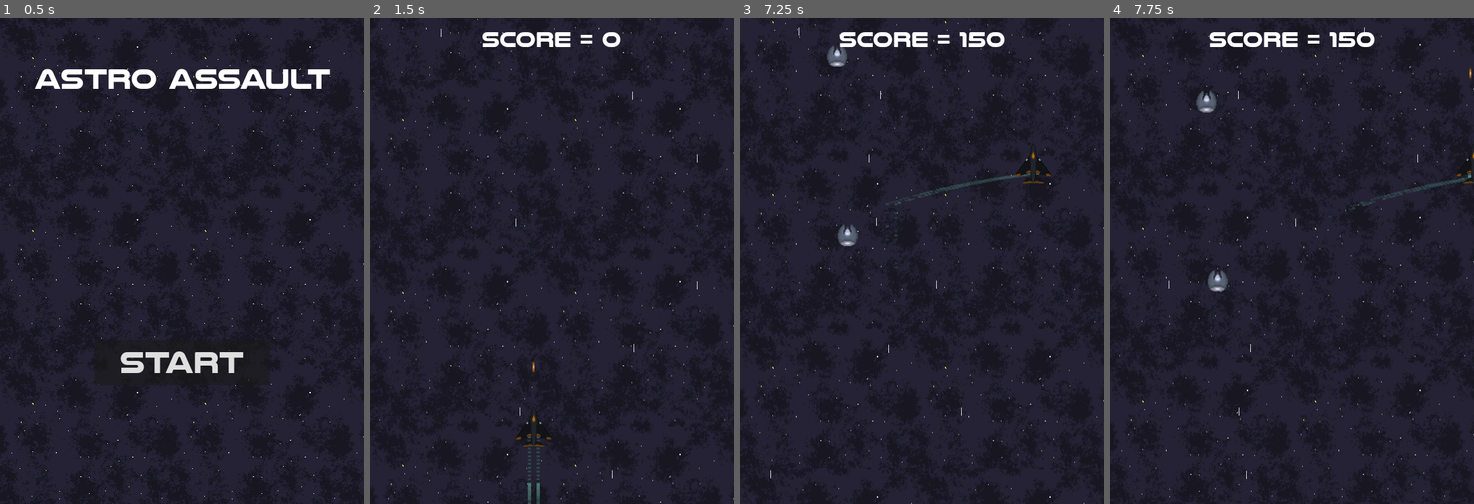
Above: before the commit, frames 1-4 (left to right).
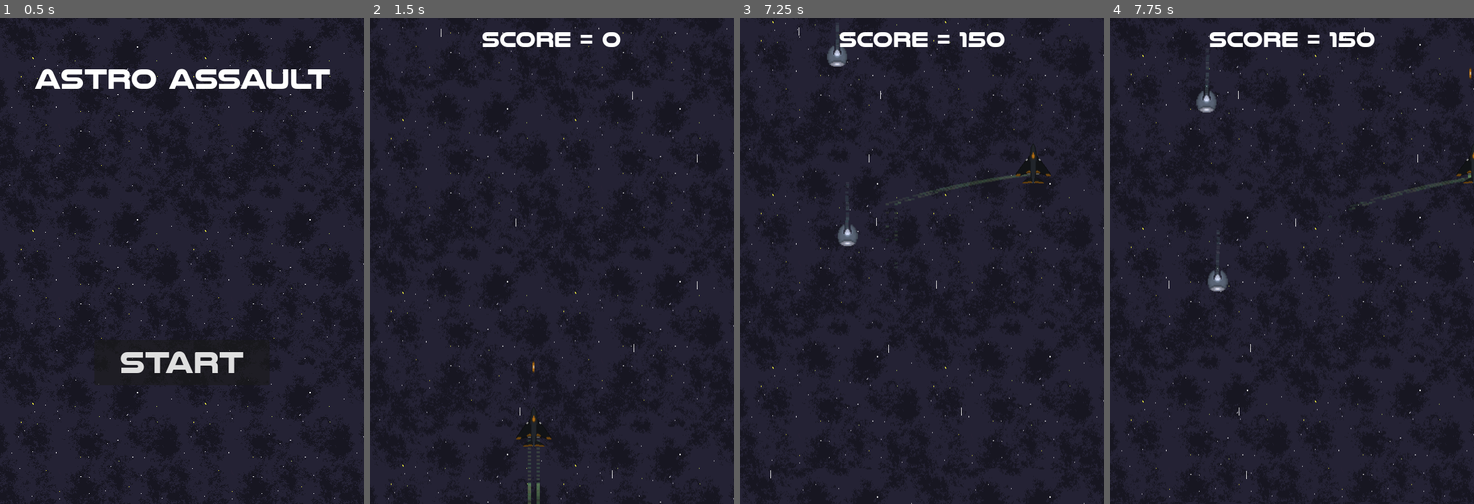
Above: after the commit, the same moments.

Repository: TarnishedAccess/Astro-Assault
Game: Godot game, scene res://Scenes/main_menu.tscn
Same seed, same stepped clock (60 frames per second), same inputs: the game is played once before the commit and once after it. Sound files missing from this copy of the repository are replaced by a short silence.
Inputs:
- Up to frame 1 (0.5 s): no input
- Up to frame 2 (1.5 s): click "START" at 0.5 s; hold W (Move_up) from 1.28 s (still down); hold Space (Shoot) from 1.28 s (still down)
- Up to frame 3 (7.25 s): release Space (Shoot) at 2.03 s; tap Space (Shoot) every 1.5 s from 2.1 to 6.6 s; release W (Move_up) at 2.78 s; hold Space (Shoot) 2.78-3.53 s; hold A (Move_left) 2.78-4.28 s; hold S (Move_down) 4.28-5.03 s; hold Space (Shoot) 4.28-5.03 s; hold D (Move_right) 5.03-5.78 s; hold W (Move_up) 5.78-6.53 s; hold Space (Shoot) 5.78-6.53 s; hold D (Move_right) from 6.53 s (still down)
- Up to frame 4 (7.75 s): keep holding D (Move_right); hold Space (Shoot) from 7.28 s (still down)

Frame 1 is identical in both runs. In frame 2, less than 0.1% of the frame differs, in the area x 43-47%, y 95-99%; in frame 3, less than 0.1%; in frame 4, less than 0.1%, in the area x 26-100%, y 9-53%.

Commit message:
Added a pause menu
Ayup

Diff:
--- a/Scenes/drone.tscn
+++ b/Scenes/drone.tscn
@@ -1,8 +1,22 @@
-[gd_scene load_steps=5 format=3 uid="uid://do37nfh3e8u1t"]
+[gd_scene load_steps=7 format=3 uid="uid://do37nfh3e8u1t"]
 
 [ext_resource type="Script" path="res://Scripts/drone.gd" id="1_hgsxr"]
+[ext_resource type="Texture2D" uid="uid://bli5ply766vny" path="res://Game Resources/Player/PlayerTrail.png" id="2_qexao"]
 [ext_resource type="AudioStream" uid="uid://c3rqcydukrhf6" path="res://Game Resources/SFX/DroneHit.wav" id="2_xdsjv"]
 [ext_resource type="Texture2D" uid="uid://cs5lcq3hjq3t4" path="res://Game Resources/Drones/White/DroneW.png" id="3_c71xh"]
+
+[sub_resource type="ParticleProcessMaterial" id="ParticleProcessMaterial_jkiq3"]
+lifetime_randomness = 0.8
+particle_flag_disable_z = true
+direction = Vector3(0, 1, 0)
+spread = 0.0
+gravity = Vector3(0, -90, 0)
+initial_velocity_min = -30.0
+initial_velocity_max = -30.0
+orbit_velocity_min = 0.0
+orbit_velocity_max = 0.0
+color = Color(0.815686, 0.815686, 0.815686, 0.101961)
+hue_variation_min = -0.05
 
 [sub_resource type="CircleShape2D" id="CircleShape2D_j6iak"]
 radius = 17.0294
@@ -12,6 +26,17 @@
 collision_mask = 5
 script = ExtResource("1_hgsxr")
 hp = 2
+
+[node name="GPUParticles2D" type="GPUParticles2D" parent="."]
+amount = 60
+process_material = SubResource("ParticleProcessMaterial_jkiq3")
+texture = ExtResource("2_qexao")
+lifetime = 0.5
+preprocess = 1.0
+fixed_fps = 60
+trail_lifetime = 0.01
+trail_sections = 2
+trail_section_subdivisions = 2
 
 [node name="SFX" type="Node2D" parent="."]
 
@@ -26,7 +51,7 @@
 shape = SubResource("CircleShape2D_j6iak")
 
 [node name="VisibleOnScreenNotifier2D" type="VisibleOnScreenNotifier2D" parent="."]
-position = Vector2(0.5, -25.5)
+position = Vector2(0.5, -88.5)
 scale = Vector2(0.35, 0.35)
 
 [connection signal="body_entered" from="." to="." method="_on_body_entered"]
--- a/Scenes/drone_purple.tscn
+++ b/Scenes/drone_purple.tscn
@@ -8,6 +8,9 @@
 speed = 200
 score_value = 150
 
-[node name="Sprite2D" parent="." index="1"]
+[node name="Sprite2D" parent="." index="2"]
 scale = Vector2(1.4, 1.4)
 texture = ExtResource("2_ddfkq")
+
+[node name="VisibleOnScreenNotifier2D" parent="." index="4"]
+position = Vector2(0.5, -80.5)
--- a/Scenes/game.tscn
+++ b/Scenes/game.tscn
@@ -9,6 +9,7 @@
 [ext_resource type="AudioStream" uid="uid://bfsy6525rnk5m" path="res://Game Resources/SFX/PlayerLaser.wav" id="5_0jjvq"]
 [ext_resource type="PackedScene" uid="uid://bddnh2qx4snh5" path="res://Scenes/game_over.tscn" id="5_ygxs5"]
 [ext_resource type="AudioStream" uid="uid://b03c2ics56ifa" path="res://Game Resources/SFX/DroneDie.wav" id="6_a5d4u"]
+[ext_resource type="PackedScene" uid="uid://dci1nsucmgj33" path="res://Scenes/pause.tscn" id="9_1vt6l"]
 [ext_resource type="Texture2D" uid="uid://djvm31rx3wjli" path="res://Game Resources/Enviroment/Space, I guess.png" id="9_sev0h"]
 [ext_resource type="Texture2D" uid="uid://63poegdfjrr8" path="res://Game Resources/Enviroment/StarMoving.png" id="10_ladsx"]
 [ext_resource type="AudioStream" uid="uid://cx0nmqo6ms01h" path="res://Game Resources/Music/Portal.mp3" id="12_kuyu4"]
@@ -45,6 +46,10 @@
 [node name="HUD" parent="UI" instance=ExtResource("4_oq2sk")]
 
 [node name="GameOver" parent="UI" instance=ExtResource("5_ygxs5")]
+visible = false
+
+[node name="Pause" parent="UI" instance=ExtResource("9_1vt6l")]
+process_mode = 2
 visible = false
 
 [node name="ParallaxBackground" type="ParallaxBackground" parent="."]
--- /dev/null
+++ b/Scenes/pause.tscn
@@ -0,0 +1,75 @@
+[gd_scene load_steps=5 format=3 uid="uid://dci1nsucmgj33"]
+
+[ext_resource type="Script" path="res://Scripts/pause.gd" id="1_li3c8"]
+[ext_resource type="FontFile" uid="uid://cwvkpo5nqlosk" path="res://Game Resources/nulshock bd.ttf" id="1_wg5kl"]
+
+[sub_resource type="LabelSettings" id="LabelSettings_7ncw3"]
+font = ExtResource("1_wg5kl")
+font_size = 50
+
+[sub_resource type="Theme" id="Theme_8fdc5"]
+default_font = ExtResource("1_wg5kl")
+default_font_size = 40
+
+[node name="Pause" type="Control"]
+layout_mode = 3
+anchors_preset = 15
+anchor_right = 1.0
+anchor_bottom = 1.0
+grow_horizontal = 2
+grow_vertical = 2
+script = ExtResource("1_li3c8")
+
+[node name="ColorRect" type="ColorRect" parent="."]
+layout_mode = 1
+anchors_preset = 15
+anchor_right = 1.0
+anchor_bottom = 1.0
+grow_horizontal = 2
+grow_vertical = 2
+color = Color(0.227451, 0.227451, 0.227451, 0.603922)
+
+[node name="Pause Label" type="Label" parent="ColorRect"]
+layout_mode = 1
+anchors_preset = 5
+anchor_left = 0.5
+anchor_right = 0.5
+offset_left = -141.0
+offset_top = 128.0
+offset_right = 141.0
+offset_bottom = 208.0
+grow_horizontal = 2
+text = "- PAUSED -"
+label_settings = SubResource("LabelSettings_7ncw3")
+horizontal_alignment = 1
+vertical_alignment = 1
+
+[node name="Continue" type="Button" parent="ColorRect"]
+layout_mode = 1
+anchors_preset = 5
+anchor_left = 0.5
+anchor_right = 0.5
+offset_left = -171.0
+offset_top = 353.0
+offset_right = 171.0
+offset_bottom = 440.0
+grow_horizontal = 2
+theme = SubResource("Theme_8fdc5")
+text = "CONTINUE"
+
+[node name="Quit" type="Button" parent="ColorRect"]
+layout_mode = 1
+anchors_preset = 5
+anchor_left = 0.5
+anchor_right = 0.5
+offset_left = -171.0
+offset_top = 465.0
+offset_right = 171.0
+offset_bottom = 552.0
+grow_horizontal = 2
+theme = SubResource("Theme_8fdc5")
+text = "Quit
+"
+
+[connection signal="pressed" from="ColorRect/Continue" to="." method="_on_continue_pressed"]
+[connection signal="pressed" from="ColorRect/Quit" to="." method="_on_quit_pressed"]
--- a/Scenes/player.tscn
+++ b/Scenes/player.tscn
@@ -14,7 +14,7 @@
 initial_velocity_max = 30.0
 orbit_velocity_min = 0.0
 orbit_velocity_max = 0.0
-color = Color(0.815686, 0.815686, 0.815686, 0.101961)
+color = Color(0.815686, 0.85098, 0.498039, 0.101961)
 hue_variation_min = -0.1
 
 [node name="Player" type="CharacterBody2D" groups=["Player"]]
--- a/Scripts/game.gd
+++ b/Scripts/game.gd
@@ -10,6 +10,7 @@
 @onready var gameover = $UI/GameOver
 @onready var paraback = $ParallaxBackground
 @onready var game_music = $Game_music
+@onready var pause = $UI/Pause
 
 @onready var playerdie_sound = $SFX/PlayerDie
 @onready var playerlaser_sound = $SFX/PlayerLaser
@@ -47,8 +48,9 @@
 
 # Called every frame. 'delta' is the elapsed time since the previous frame.
 func _process(delta):
-	if Input.is_action_just_pressed("Quit"):
-		get_tree().quit()
+	if Input.is_action_just_pressed("Pause"):
+		get_tree().paused = true
+		pause.visible = true
 
 	spawn_timer.wait_time -= delta * 0.01
 	spawn_timer.wait_time = clamp(spawn_timer.wait_time, 0.5, 2)
--- a/Scripts/main_menu.gd
+++ b/Scripts/main_menu.gd
@@ -10,7 +10,7 @@
 	menu_music.play(0.5)
 
 func _process(delta):
-	if Input.is_action_just_pressed("Quit"):
+	if Input.is_action_just_pressed("Pause"):
 		get_tree().quit()
 
 func _on_enemy_spawn_timer_timeout():
--- /dev/null
+++ b/Scripts/pause.gd
@@ -0,0 +1,8 @@
+extends Control
+
+func _on_continue_pressed():
+	get_tree().paused = false
+	visible = false
+
+func _on_quit_pressed():
+	get_tree().quit()
--- a/project.godot
+++ b/project.godot
@@ -27,14 +27,9 @@
 
 [input]
 
-Quit={
+Pause={
 "deadzone": 0.5,
 "events": [Object(InputEventKey,"resource_local_to_scene":false,"resource_name":"","device":-1,"window_id":0,"alt_press …(182 unchanged characters)…
-]
-}
-Reset={
-"deadzone": 0.5,
-"events": [Object(InputEventKey,"resource_local_to_scene":false,"resource_name":"","device":-1,"window_id":0,"alt_pressed":false,"shift_pressed":false,"ctrl_pressed":false,"meta_pressed":false,"pressed":false,"keycode":0,"physical_keycode":82,"key_label":0,"unicode":114,"echo":false,"script":null)
 ]
 }
 Move_up={
Not shown: 1 places in Scenes/game.tscn that only renumber resources
